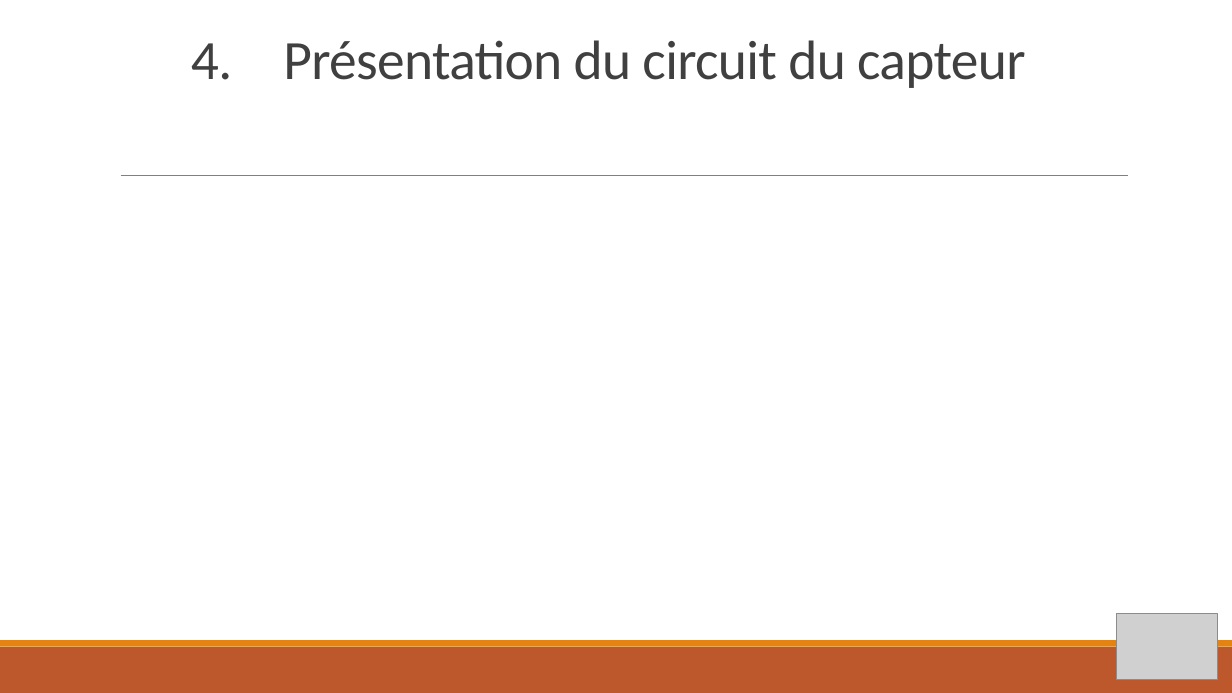
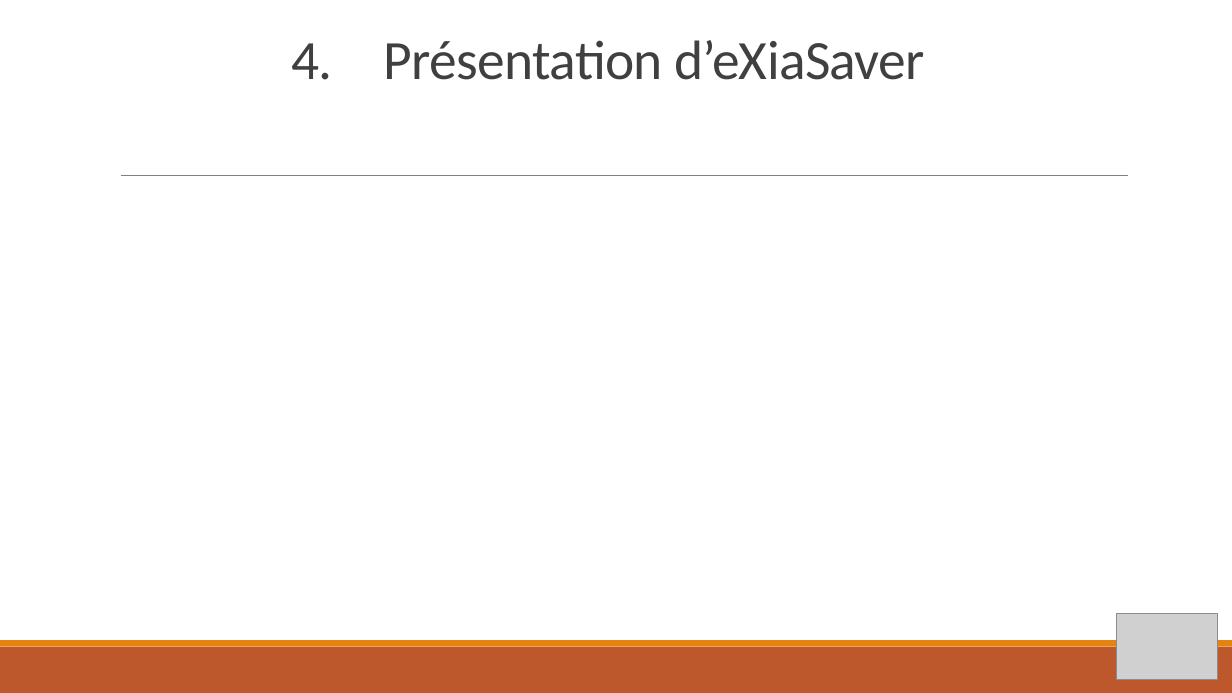
Before and after one commit to pierredumangin/Projet-eXiaSaver, a slide deck: slide 6 of PPT eXiaSaver.pptx. Drawn at 1232x693 pixels with LibreOffice and Linux fonts; fonts in the diff are those of the drawing; grey boxes stand for pictures. Boxes give left, top, right and bottom in pixels: in the first picture for what was removed or moved away, otherwise in the second. Text is boxed around its words. In the diff, an @@ line names an element or a change of style, - is before the commit and + after.

```diff
--- a/PPT eXiaSaver.pptx
+++ b/PPT eXiaSaver.pptx
@@ title at box(292, 40, 925, 80): text changed @@
-4. Présentation du circuit du capteur
+4. Présentation d’eXiaSaver
```
